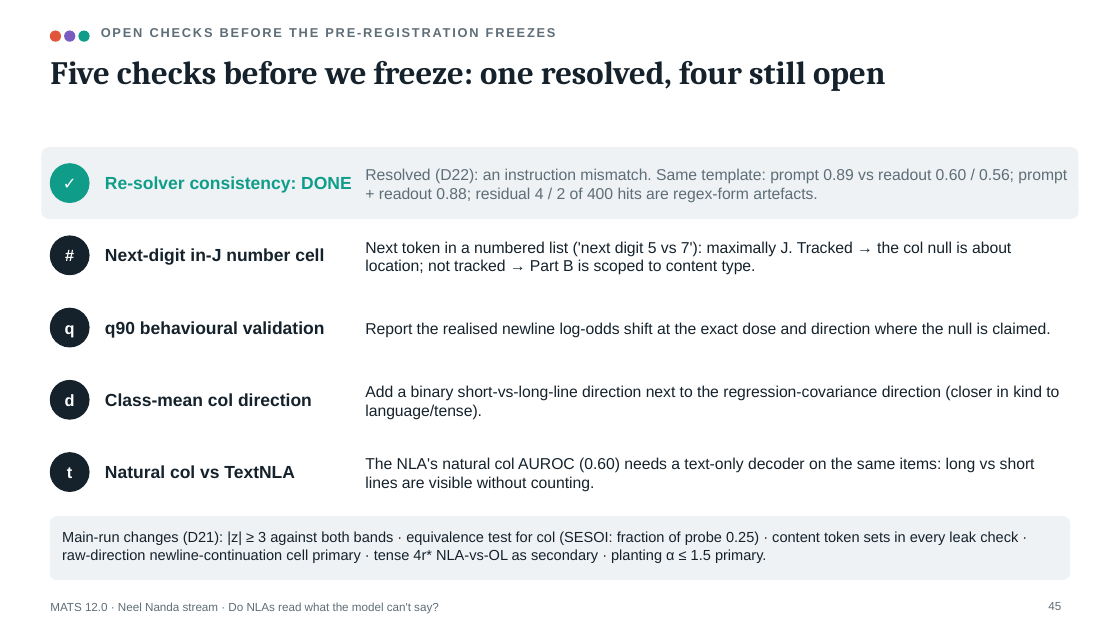
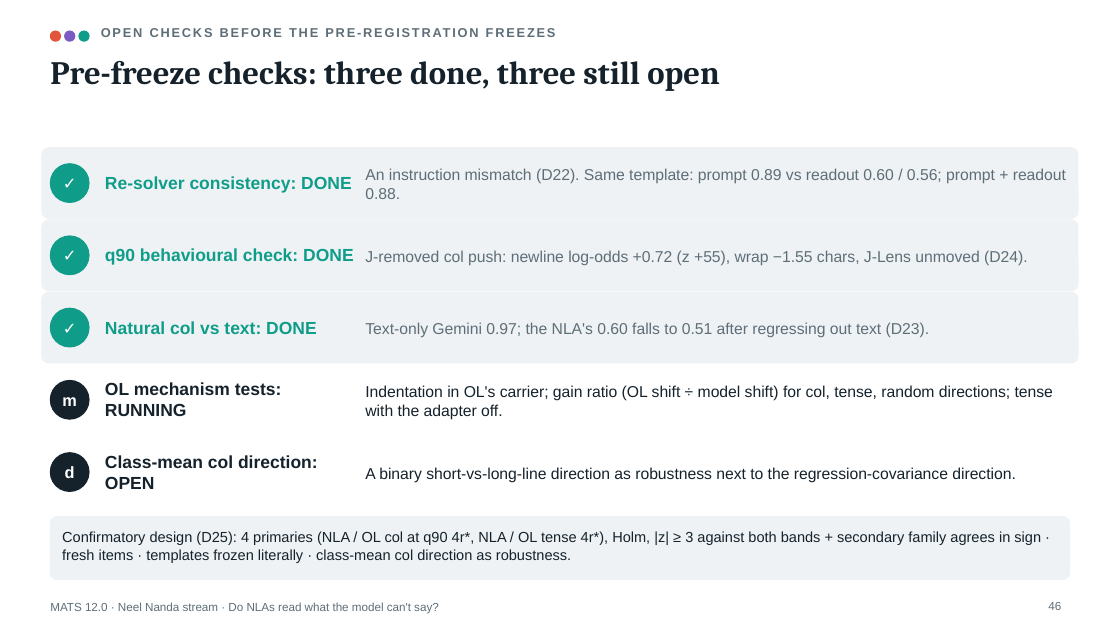
Before and after one commit to Jarus77/mats-nla-workspace, a slide deck: slide 46 of deck/mats_nla_workspace.pptx (slide 45 before the commit). Drawn at 1120x630 pixels with LibreOffice and Linux fonts; fonts in the diff are those of the drawing. Boxes give left, top, right and bottom in pixels: in the first picture for what was removed or moved away, otherwise in the second. Text is boxed around its words. In the diff, an @@ line names an element or a change of style, - is before the commit and + after.

Commit message:
feat: deck v3 (56 slides; col claim retracted; two-branch answer; forking paths disclosed)

```diff
--- a/deck/mats_nla_workspace.pptx
+++ b/deck/mats_nla_workspace.pptx
@@ title at box(50, 61, 640, 89): text changed @@
-Five checks before we freeze: one resolved, four still open
+Pre-freeze checks: three done, three still open
@@ text at box(365, 168, 1066, 199): text changed @@
-Resolved (D22): an instruction mismatch. Same template: prompt 0.89 vs readout 0.60 / 0.56; prompt + readout 0.88; residual 4 / 2 of 400 hits are regex-form artefacts.
+An instruction mismatch (D22). Same template: prompt 0.89 vs readout 0.60 / 0.56; prompt + readout 0.88.
@@ rounded rectangle added at box(42, 220, 1078, 291), fill #EEF2F4, outline #EEF2F4 1 pt @@
@@ text at box(50, 236, 89, 275): text changed @@
-#
+✓
@@ ellipse at box(50, 236, 89, 275): fill #15222C to #0F9D8A; outline #15222C 1 pt to #0F9D8A 1 pt @@
@@ text at box(105, 248, 354, 265): text changed; text colour #15222C to #0F9D8A @@
-q90 behavioural validation
+q90 behavioural check: DONE
@@ text removed at box(105, 248, 324, 265) @@
-Next-digit in-J number cell
@@ text at box(365, 250, 1028, 266): text changed; text colour #15222C to #5E6E78 @@
-Next token in a numbered list ('next digit 5 vs 7'): maximally J. Tracked → the col null is about location; not tracked → Part B is scoped to content type.
+J-removed col push: newline log-odds +0.72 (z +55), wrap −1.55 chars, J-Lens unmoved (D24).
@@ rounded rectangle added at box(42, 292, 1078, 363), fill #EEF2F4, outline #EEF2F4 1 pt @@
@@ ellipse at box(50, 308, 89, 347): fill #15222C to #0F9D8A; outline #15222C 1 pt to #0F9D8A 1 pt @@
@@ text added at box(50, 308, 89, 347), 14 pt, text #FFFFFF, bold @@
+✓
@@ text removed at box(65, 325, 75, 337) @@
-q
@@ text at box(105, 321, 317, 334): text changed; text colour #15222C to #0F9D8A @@
-Natural col vs TextNLA
+Natural col vs text: DONE
@@ text at box(365, 322, 930, 337): text changed; text colour #15222C to #5E6E78 @@
-Report the realised newline log-odds shift at the exact dose and direction where the null is claimed.
+Text-only Gemini 0.97; the NLA's 0.60 falls to 0.51 after regressing out text (D23).
@@ text added at box(105, 382, 282, 416), 15 pt, text #15222C, bold @@
+OL mechanism tests: RUNNING
@@ text added at box(365, 385, 1053, 420), 13.5 pt, text #15222C @@
+Indentation in OL's carrier; gain ratio (OL shift ÷ model shift) for col, tense, random directions; tense with the adapter off.
@@ text added at box(62, 397, 77, 406), 14 pt, text #FFFFFF, bold @@
+m
@@ text "d": place and size @@
-text "d" at box(65, 394, 75, 406)
+text "d" at box(65, 466, 75, 478)
@@ text removed at box(67, 467, 72, 478) @@
-t
@@ text at box(105, 455, 318, 489): text changed @@
-Class-mean col direction
+Class-mean col direction: OPEN
@@ text at box(365, 467, 1016, 483): text changed @@
-Add a binary short-vs-long-line direction next to the regression-covariance direction (closer in kind to language/tense).
+A binary short-vs-long-line direction as robustness next to the regression-covariance direction.
@@ text removed at box(365, 457, 1035, 492) @@
-The NLA's natural col AUROC (0.60) needs a text-only decoder on the same items: long vs short lines are visible without counting.
@@ text at box(62, 531, 1041, 563): text changed @@
-Main-run changes (D21): |z| ≥ 3 against both bands · equivalence test for col (SESOI: fraction of probe 0.25) · content token sets in every leak check · raw-direction newline-continuation cell primary · tense 4r* NLA-vs-OL as secondary · planting α ≤ 1.5 primary.
+Confirmatory design (D25): 4 primaries (NLA / OL col at q90 4r*, NLA / OL tense 4r*), Holm, |z| ≥ 3 against both bands + secondary family agrees in sign · fresh items · templates frozen literally · class-mean col direction as robustness.
```
Also in this commit, not shown: 22 other slides changed, 2 slides added, 1 slide removed, 9 other files.
